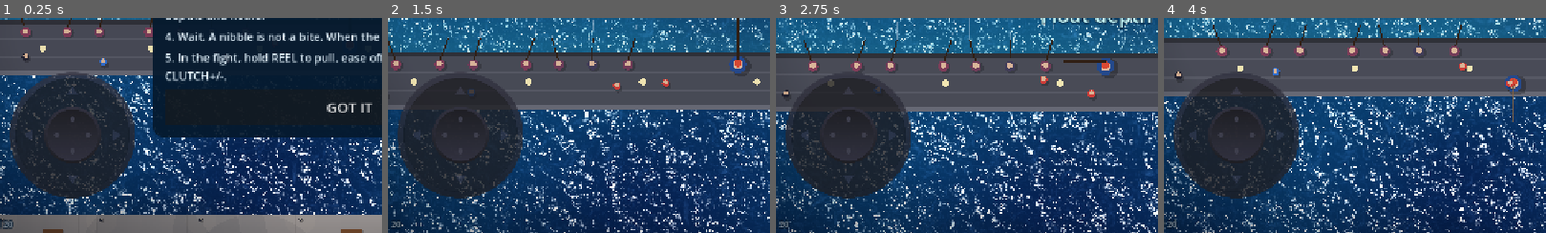
Above: before the commit, frames 1-4 (left to right).
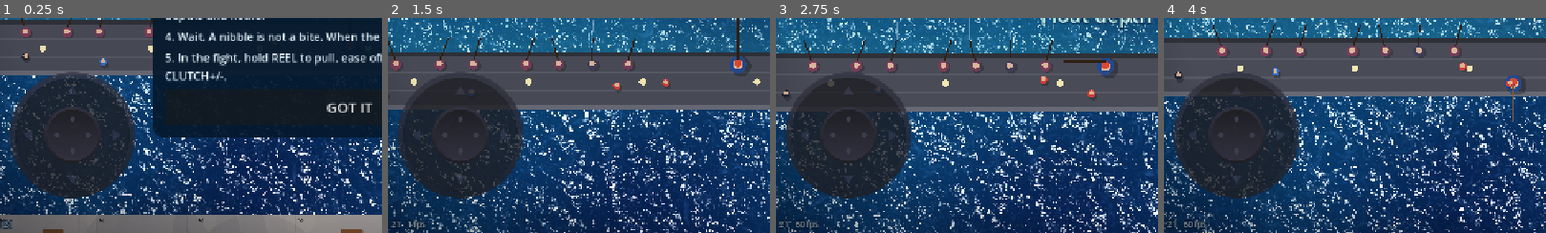
Above: after the commit, the same moments.

Repository: nextlevelcorp/godot_fishing_rpg
Game: Godot game, scene res://shore_fishing.tscn
The game is run twice, just before and just after one commit, with the same random seed, the same clock (stepped at 60 frames per second) and the same inputs. This scene is started directly instead of the project's main scene.
Inputs (mouse positions are % of the whole screen's width and height, from its top left):
- Up to frame 1 (0.25 s): no input
- Up to frame 2 (1.5 s): tap Enter at 0.5 s; move the mouse to (45, 70) at 0.52 s; hold W (boat_forward) 0.53-1.25 s; tap X (anchor) at 0.6 s; click (45, 70) at 0.67 s; drag from (80, 65) to (45, 70) at 1.27 s
- Up to frame 3 (2.75 s): move the mouse to (20, 35) at 2.02 s; hold A (steer_left) from 2.03 s (still down); tap Q (bait_shallower) at 2.1 s
- Up to frame 4 (4 s): release A (steer_left) at 2.75 s; drag from (55, 50) to (20, 35) at 2.77 s; move the mouse to (35, 25) at 3.52 s; hold S (boat_back) from 3.53 s (still down); hold Space (reel_in) from 3.53 s (still down)
The pictures show only the part of the screen within x 4-54%, y 50-100%; the shares and areas given below are measured in that part.

The runs differ from the first frame. In frame 1, less than 0.1% of the frame differs, in the area x 2-4%, y 94-98%; in frame 2, 0.1%; in frame 3, 0.1%, in the area x 2-12%, y 93-99%; in frame 4, 0.1%.

Commit message:
perf: cull town drawing to the camera, flock every other frame, fps in build label (build 21)
Story: MVP_ROADMAP M0 culling (#3). Not measured: the fps readout lets the
player report numbers from the phone.

Co-Authored-By: Claude Sonnet 5.5 <noreply@anthropic.com>
Claude-Session: https://claude.ai/code/session_01HLtjWBZvxzhjVtsJywwULp

Diff:
--- a/game_session.gd
+++ b/game_session.gd
@@ -11,7 +11,7 @@
 
 ## Shown on screen so a player can tell a fresh deploy from a page the browser cached.
 ## Bump it with every build that changes behaviour.
-const BUILD := "build 20"
+const BUILD := "build 21"
 const SAVE_PATH := "user://save.cfg"
 const SAVE_VERSION := 1
 const START_RIG := "shore_spinning_rig"
--- a/shore_fishing.gd
+++ b/shore_fishing.gd
@@ -67,6 +67,8 @@
 var _summary: PanelContainer
 var _hud_root: Control
 var _weather: WeatherFx
+var _build_label: Label
+var _fps_t := 0.0
 var _lamp_noise := FastNoiseLite.new()
 var _weather_kind := "clear"
 var _tip_pos := Vector2.ZERO
@@ -353,6 +355,7 @@
 	var build := _make_label(ui, 14, Color(1.0, 1.0, 1.0, 0.6))
 	build.position = Vector2(20.0, 694.0)
 	build.text = GameSession.BUILD
+	_build_label = build
 
 	_status = _make_label(ui, 30, Color.WHITE)
 	_status.set_anchors_and_offsets_preset(Control.PRESET_TOP_WIDE)
@@ -1351,6 +1354,10 @@
 # ---------------------------------------------------------------- per-frame visuals
 func _process(delta: float) -> void:
 	_kick = maxf(0.0, _kick - delta * 0.6)
+	_fps_t += delta
+	if _fps_t >= 0.5:
+		_fps_t = 0.0
+		_build_label.text = "%s   %d fps" % [GameSession.BUILD, Engine.get_frames_per_second()]
 	if _state == State.WAIT or _state == State.BITE:
 		_rod_bend_target = clampf(_float_x, 0.0, 1.5) * 0.25
 	elif _state != State.FIGHT:
@@ -1362,6 +1369,7 @@
 	_ripples.assign(_ripples.filter(func(r: Dictionary) -> bool: return float(r["age"]) < 1.6))
 
 	_world.wind = _wind
+	_world.view_x = _cam.position.x
 	_amb.gull_rate = 0.02 + 0.08 * _world.daylight
 	if _state == State.FIGHT and Input.is_action_pressed(&"reel_in"):
 		_reel_click -= delta
--- a/shore_world.gd
+++ b/shore_world.gd
@@ -31,6 +31,11 @@
 var spot: Dictionary = {}
 ## Set by the shore scene each frame: cloud shadows drift with it.
 var wind := Vector2(20.0, 0.0)
+## Camera x, set by the parent every frame. Things farther than CULL_RADIUS from it are not drawn
+## (the world is 8000 px wide, the screen shows at most about 1900 px).
+var view_x := 0.0
+const CULL_RADIUS := 1300.0
+var _frame := 0
 
 var _kind := ""
 var _clouds: Array[Dictionary] = []
@@ -199,7 +204,9 @@
 	daylight = clampf(sin((time_of_day - 0.25) * TAU) * 1.6 + 0.45, 0.0, 1.0)
 
 	var band := _walk_band()
-	Noc.flock(_walkers, 20.0, 1.0, 1.4, 0.0, 0.0)
+	_frame += 1
+	if _frame % 2 == 0:
+		Noc.flock(_walkers, 20.0, 1.0, 1.4, 0.0, 0.0)     # O(n^2): every other frame is enough for strolling
 	for v in _walkers:
 		v.data["pause"] = float(v.data["pause"]) - delta
 		if float(v.data["pause"]) > 0.0:
@@ -310,6 +317,8 @@
 	for t in _trees:
 		var p: Vector2 = t["pos"]
 		var rad: float = t["r"]
+		if absf(p.x - view_x) > CULL_RADIUS + rad * 2.0:
+			continue
 		var sway := Vector2(sin(_time * 1.3 + float(t["phase"])) * rad * 0.10, 0.0)
 		_dyn.draw_circle(p + Vector2(rad * 0.5, rad * 0.6), rad, Color(0.0, 0.0, 0.0, 0.18))
 		_dyn.draw_circle(p, rad * 0.18, Color(0.40, 0.27, 0.16))
@@ -329,6 +338,8 @@
 			_dyn.draw_circle(p + sway + Vector2(-rad * 0.25, -rad * 0.3), rad * 0.55, tree_col.lightened(0.15))
 
 	for c in _cats:
+		if absf(c.pos.x - view_x) > CULL_RADIUS:
+			continue
 		var col: Color = c.data["color"]
 		var h: Vector2 = c.heading()
 		var tail: Vector2 = c.pos - h * 9.0 + h.orthogonal() * sin(_time * 5.0 + float(c.data["phase"])) * 4.0
@@ -338,6 +349,8 @@
 		_dyn.draw_circle(c.pos + h * 6.0, 3.5, col)
 
 	for v in _walkers:
+		if absf(v.pos.x - view_x) > CULL_RADIUS:
+			continue
 		var bob := absf(sin(float(v.data["step"]))) * 1.5
 		var col2: Color = v.data["color"]
 		_dyn.draw_circle(v.pos + Vector2(3.0, 5.0), 8.0, Color(0.0, 0.0, 0.0, 0.22))
@@ -350,9 +363,13 @@
 	if shade > 0.005:
 		for cl in _clouds:
 			var cp: Vector2 = cl["pos"]
+			if absf(cp.x - view_x) > CULL_RADIUS + 600.0:
+				continue
 			for pf: Vector3 in cl["puffs"]:
 				_sky.draw_circle(cp + Vector2(pf.x, pf.y), pf.z, Color(0.0, 0.05, 0.12, shade))
 	for g in _gulls:
+		if absf(g.pos.x - view_x) > CULL_RADIUS:
+			continue
 		var fl := sin(_time * 7.0 + float(g.data["phase"])) * 7.0
 		var h: Vector2 = g.heading()
 		var s := h.orthogonal()
Not shown, changed: MVP_ROADMAP.md
